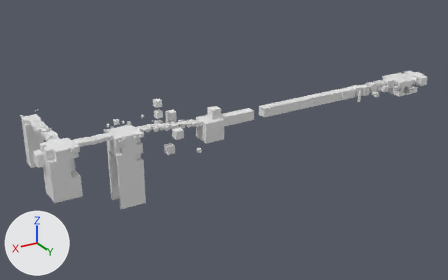
Renders of the Blender file Assets/_Tutorial/Terrain/Tuto.blend from each side of a commit.
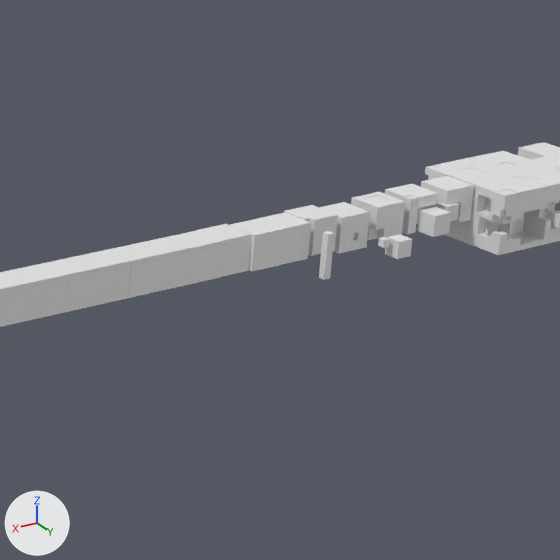
There are two pictures of each version: one whole from a 50 mm camera at (133.0, 596.0, 233.0) aimed at (-195.0, 49.0, -40.0), one close up on the part from 64% to 92% of the width and 14% to 59% of the height. The axes (+X, +Y, +Z) are drawn at lower left. The lights are the same throughout. The first two pictures are the older version.

In view in the first close-up: 'cubinfmodele.001', 'frag', 'outline.007', 'portail zone', 'sol' and 10 more.
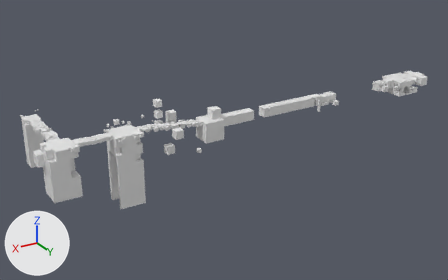
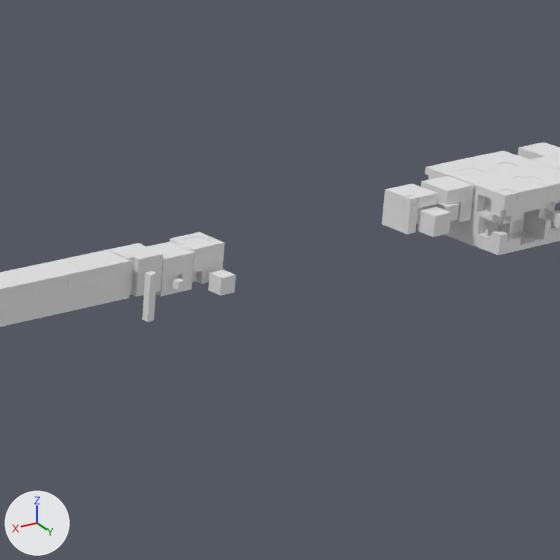
Commit message: tuto fixed

Edits to the bpy script that builds the scene:
```text
Change me_cube_542:
    used by ob_cubinfmodele_001; location = (-309.0, 93.3, 3.6)
    remove me_cube_542.from_pydata(...)  # 340 vertices, 275 faces; spans x -90.0..147.0, y -6.0..6.0, z -6.0..5.0
    add me_cube_542.from_pydata(...)  # 260 vertices, 207 faces; spans x -90.0..147.0, y -6.0..5.0, z -6.0..5.0
    me_cube_542 part 1: the loose piece of 39 vertices spanning x -65.0..-55.0, y -6.0..4.0, z -5.0..5.0 is moved by (63.0, 1.0, 0.0)
    me_cube_542 part 2: the loose piece of 34 vertices spanning x -53.0..-43.0, y -6.0..4.0, z -6.0..4.0 is moved by (61.0, 1.0, 0.0)
    me_cube_542 part 3: 6 loose pieces with 88 vertices, spanning x -41.0..18.0, y -5.0..6.0, z -5.0..5.0, are deleted
    me_cube_542 part 4
    2 vertices are removed from x 28.0, y 5.0, z -5.0..5.0
    6 faces are deleted
    4 vertices are added at (26.0, 5.0, -5.0), (26.0, 5.0, 5.0), (26.0, -5.0, -5.0), (26.0, -5.0, 5.0)
    6 new vertices lie (0.0, 8.0, 0.0) away from vertices in x 18.0..28.0, y -5.0, z -5.0..5.0
    14 new faces join them
Change me_cube_007:
    used by ob_frag; location = (-369.4, 99.8, 3.1); scale = (1.0, 1.0, 6.14)
    remove me_cube_007.from_pydata(...)  # 56 vertices, 42 faces; spans x -23.3..29.8, y -10.2..7.8, z -1.3..0.9
    add me_cube_007.from_pydata(...)  # 56 vertices, 42 faces; spans x -23.3..88.7, y -8.8..6.3, z -1.3..0.9
    me_cube_007 part 5: the loose piece of 8 vertices spanning x 27.8..29.8, y 3.5..5.5, z -1.3..0.7 is moved by (59.0, 0.8, 0.0)
    me_cube_007 part 6: the loose piece of 8 vertices spanning x 2.0..6.7, y 3.2..7.8, z -0.9..-0.2 is moved by (58.2, -2.3, 0.0)
    me_cube_007 part 7: the loose piece of 8 vertices spanning x 7.8..9.8, y 3.5..5.5, z -0.5..-0.1 is moved by (66.8, -2.6, 0.0)
    me_cube_007 part 8: the loose piece of 8 vertices spanning x -2.1..3.0, y -10.2..-5.0, z 0.4..0.8 is moved by (63.3, 1.4, 0.0)
Change me_cube_019:
    used by ob_outline_007; location = (-318.4, 94.1, 3.5)
    remove me_cube_019.from_pydata(...)  # 2101 vertices, 2480 faces, 66 loose edges; spans x -80.0..156.0, y -7.0..13.0, z -8.0..5.0
    add me_cube_019.from_pydata(...)  # 1669 vertices, 1936 faces, 66 loose edges; spans x -80.0..156.0, y -7.0..12.0, z -8.0..5.0
    me_cube_019 part 9: the loose piece of 192 vertices spanning x -43.0..-33.0, y -7.0..3.0, z -6.0..4.0 is moved by (61.0, 1.0, 0.0)
    me_cube_019 part 10: the loose piece of 40 vertices spanning x -23.0..-21.0, y 9.0..11.0, z -8.0..4.0 is moved by (59.0, 1.0, 0.0)
    me_cube_019 part 11: the loose piece of 40 vertices spanning x -49.0..-44.0, y 9.0..13.0, z -6.0..-1.0 is moved by (58.0, -2.0, 0.0)
    me_cube_019 part 12: the loose piece of 167 vertices spanning x -56.0..-46.0, y -7.0..3.0, z -5.0..5.0 is deleted
    me_cube_019 part 13: the loose piece of 136 vertices spanning x -12.0..-2.0, y -5.0..5.0, z -5.0..5.0 is deleted
    me_cube_019 part 14: the loose piece of 136 vertices spanning x -21.0..-12.0, y -6.0..4.0, z -5.0..5.0 is deleted
    me_cube_019 part 15: the loose piece of 88 vertices spanning x -31.0..-22.0, y -6.0..4.0, z -5.0..5.0 is deleted
    me_cube_019 part 16: 9 vertices moved from x 8.0..18.0, y -6.0..4.0, z -5.0..5.0 to x 8.0..28.0, y 2.0..4.0, z -5.0..5.0; 124 vertices removed from x -2.0..38.0, y -6.0..4.0, z -5.0..5.0; 223 vertices added at x 8.0..37.0, y -6.0..4.0, z -5.0..5.0
    other edits to the shape of me_cube_019 do not show in these pictures
```

What differs and where, as boxes [x1, y1, x2, y2] in the close-ups (560 x 560 px; the box of a moved part takes in the faces that stretch with it):
'frag', reshaped (125% wider, 50% taller)
    before: [319, 196, 459, 279]
    after: [143, 196, 459, 321]
part 1 of me_cube_542, moved or reshaped
    before: [351, 192, 405, 240]
    after: [170, 232, 224, 283]
part 2 of me_cube_542, moved or reshaped
    before: [319, 202, 370, 253]
    after: [148, 242, 194, 296]
part 3 of me_cube_542, deleted
    before: [139, 205, 338, 291]
part 4 of me_cube_542, reshaped
    before: [109, 243, 162, 298]
    after: [108, 243, 163, 296]
part 5 of me_cube_007, moved or reshaped
    before: [319, 231, 334, 279]
    after: [143, 271, 157, 321]
part 6 of me_cube_007, moved or reshaped
    before: [385, 234, 412, 258]
    after: [209, 270, 236, 295]
part 7 of me_cube_007, moved or reshaped
    before: [378, 237, 390, 247]
    after: [173, 279, 185, 289]
part 8 of me_cube_007, moved or reshaped
    before: [366, 196, 391, 204]
    after: [184, 237, 209, 245]
part 9 of me_cube_019, moved or reshaped
    before: [323, 202, 370, 254]
    after: [147, 242, 194, 296]
part 10 of me_cube_019, moved or reshaped
    before: [319, 231, 334, 280]
    after: [142, 271, 157, 322]
part 11 of me_cube_019, moved or reshaped
    before: [385, 234, 412, 259]
    after: [208, 270, 236, 296]
part 12 of me_cube_019, deleted
    before: [351, 192, 405, 240]
part 13 of me_cube_019, deleted
    before: [230, 218, 284, 271]
part 14 of me_cube_019, deleted
    before: [257, 212, 311, 265]
part 15 of me_cube_019, deleted
    before: [285, 205, 338, 256]
part 16 of me_cube_019, moved or reshaped
    before: [98, 224, 251, 301]
    after: [108, 232, 225, 296]
